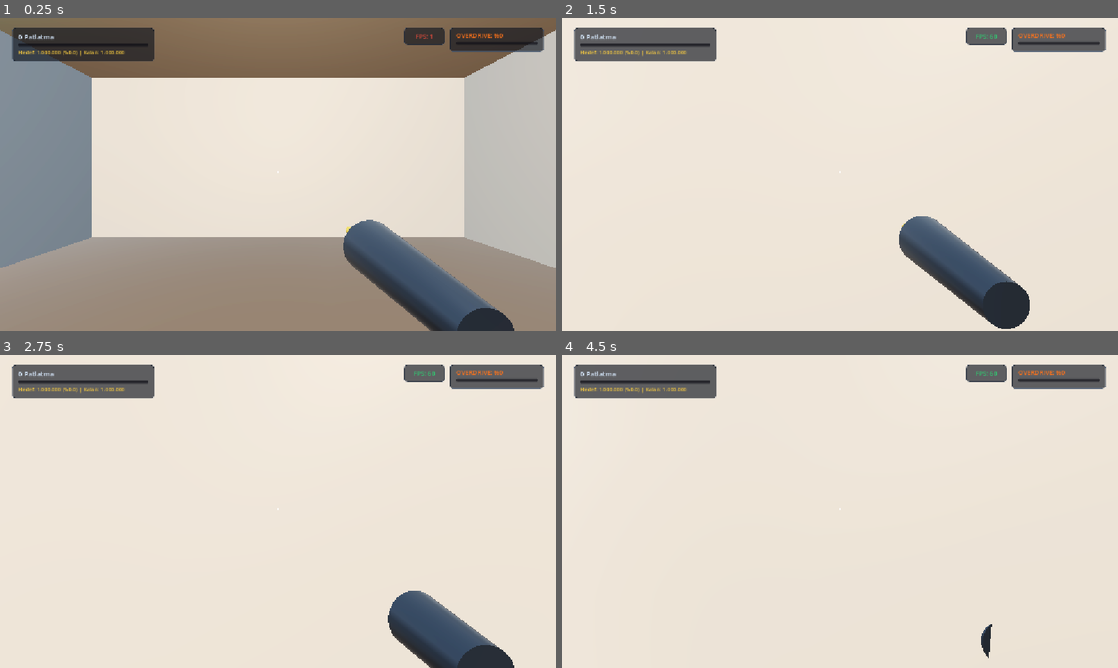
Above: before the commit, frames 1-4 (two rows, left to right).
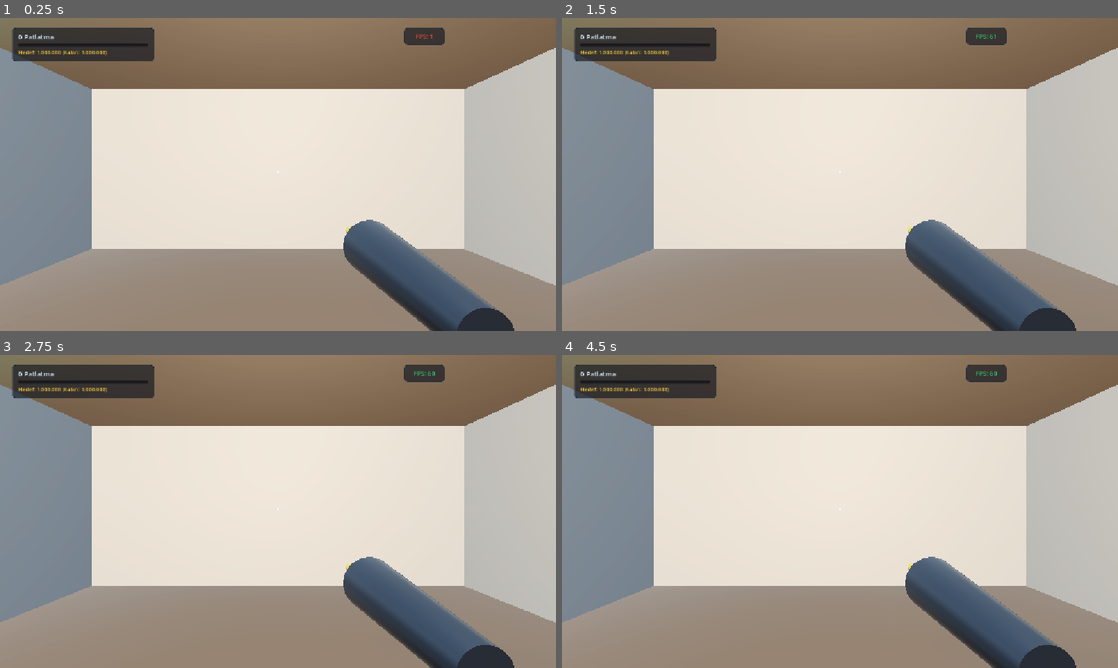
Above: after the commit, the same moments.

Repository: atalhatulu/balloon-room
Game: Godot game, scene res://scenes/main.tscn
The game is run twice, just before and just after one commit, with the same random seed, the same clock (stepped at 60 frames per second) and the same inputs.
Inputs (mouse positions are in pixels of both pictures, inside the frame that each line leads up to):
- Up to frame 1 (0.25 s): no input
- Up to frame 2 (1.5 s): tap Enter at 0.5 s; move the mouse to (867, 174) at 0.52 s; hold W from 0.53 s (still down); tap F at 0.6, 1.35 s; click (867, 174) at 0.67 s; tap Space at 0.77 s; move the mouse to (812, 174) at 1.27 s; click (812, 174) at 1.42 s
- Up to frame 3 (2.75 s): keep holding W; tap Space at 1.52, 2 s; move the mouse to (289, 505) at 2.02 s; tap E at 2.1 s; click (289, 505) at 2.17 s; tap F at 2.3 s
- Up to frame 4 (4.5 s): keep holding W; tap Enter at 2.75, 4.25 s; move the mouse to (834, 517) at 2.77 s; tap Q at 2.85 s; click (834, 517) at 2.92 s; tap Space at 3.02, 3.5, 3.77 s; tap F at 3.05, 3.8 s; move the mouse to (878, 514) at 3.52 s; tap R at 3.6 s; click (878, 514) at 3.67 s; move the mouse to (795, 508) at 4.27 s; tap G at 4.35 s; click (795, 508) at 4.42 s

The runs differ from the first frame. In frame 1, 8.6% of the frame differs, in the area x 0-100%, y 3-86%; in frame 2, 64%; in frame 3, 63%; in frame 4, 66%, in the area x 0-100%, y 0-100%.
Error after the commit: Parse Error: Identifier "is_od" not declared in the current scope. (res://scripts/player.gd:287)

Commit message:
fix(balance): remove overdrive exploit to preserve core incremental progression and automation economy

Diff:
--- a/scenes/main.tscn
+++ b/scenes/main.tscn
@@ -680,44 +680,6 @@
 theme_override_font_sizes/font_size = 13
 text = "FPS: 60"
 horizontal_alignment = 1
-
-[node name="TopRight" type="PanelContainer" parent="UI/HUD" unique_id=1928491823]
-layout_mode = 1
-anchors_preset = 1
-anchor_left = 1.0
-anchor_right = 1.0
-offset_left = -220.0
-offset_top = 20.0
-offset_right = -25.0
-offset_bottom = 70.0
-grow_horizontal = 0
-mouse_filter = 2
-theme_override_styles/panel = SubResource("StyleBoxFlat_micro_panel")
-
-[node name="Margin" type="MarginContainer" parent="UI/HUD/TopRight" unique_id=1829401824]
-layout_mode = 2
-mouse_filter = 2
-theme_override_constants/margin_left = 12
-theme_override_constants/margin_top = 6
-theme_override_constants/margin_right = 12
-theme_override_constants/margin_bottom = 6
-
-[node name="VBox" type="VBoxContainer" parent="UI/HUD/TopRight/Margin" unique_id=1948291048]
-layout_mode = 2
-theme_override_constants/separation = 4
-
-[node name="OverdriveLabel" type="Label" parent="UI/HUD/TopRight/Margin/VBox" unique_id=1294829105]
-layout_mode = 2
-theme_override_colors/font_color = Color(1, 0.45, 0.1, 1)
-theme_override_font_sizes/font_size = 13
-text = "OVERDRIVE: %0"
-
-[node name="OverdriveBar" type="ProgressBar" parent="UI/HUD/TopRight/Margin/VBox" unique_id=1948291059]
-custom_minimum_size = Vector2(0, 6)
-layout_mode = 2
-theme_override_styles/background = SubResource("StyleBoxFlat_crosshair_stamina_bg")
-theme_override_styles/fill = SubResource("StyleBoxFlat_crosshair_stamina_fill")
-show_percentage = false
 
 [node name="CrosshairContainer" type="CenterContainer" parent="UI/HUD" unique_id=147273076]
 layout_mode = 1
--- a/scripts/game_manager.gd
+++ b/scripts/game_manager.gd
@@ -3,18 +3,10 @@
 signal pop_registered(total_pops: int)
 signal spawn_requested(count: int)
 signal active_count_changed(active_count: int, max_capacity: int)
-signal overdrive_changed(current_charge: float, max_charge: float, is_active: bool, remaining_time: float)
 
 var total_pops: int = 0
 var active_balloons: int = 0
 var is_game_started: bool = false
-
-# Overdrive Hiper Modu
-var overdrive_charge: float = 0.0
-var max_overdrive_charge: float = 100.0
-var is_overdrive_active: bool = false
-var overdrive_duration: float = 12.0
-var overdrive_timer: float = 0.0
 
 # Base Upgrade Tables (Smooth progression starting at 1 balloon/sec up to 450/sec)
 var base_rate_table: Array = [1.0, 2.0, 3.5, 6.0, 10.0, 16.0, 26.0, 42.0, 70.0, 110.0, 180.0, 280.0, 450.0]
@@ -67,45 +59,13 @@
 	var base_rate = base_rate_table[clamp(current_vent_level, 0, base_rate_table.size() - 1)]
 	var base_cap = base_cap_table[clamp(current_cap_level, 0, base_cap_table.size() - 1)]
 
-	if is_overdrive_active:
-		balloons_per_second = 350.0 # 350 balloons per second during Overdrive!
-		max_room_balloons = base_cap + room_cap_bonus + 800
-	else:
-		balloons_per_second = base_rate * room_flow_multiplier * prestige_bonus
-		max_room_balloons = base_cap + room_cap_bonus
-
+	balloons_per_second = base_rate * room_flow_multiplier * prestige_bonus
+	max_room_balloons = base_cap + room_cap_bonus
 	active_count_changed.emit(active_balloons, max_room_balloons)
-
-func add_overdrive_charge(amount: float) -> void:
-	if is_overdrive_active: return
-	overdrive_charge = clamp(overdrive_charge + amount, 0.0, max_overdrive_charge)
-	overdrive_changed.emit(overdrive_charge, max_overdrive_charge, is_overdrive_active, 0.0)
-
-func activate_overdrive() -> bool:
-	if is_overdrive_active or overdrive_charge < max_overdrive_charge:
-		return false
-
-	is_overdrive_active = true
-	overdrive_timer = overdrive_duration
-	recalculate_effective_stats()
-	overdrive_changed.emit(overdrive_charge, max_overdrive_charge, true, overdrive_timer)
-
-	if sound_manager and sound_manager.has_method("play_plasma_pop"):
-		sound_manager.play_plasma_pop()
-	return true
 
 func _process(delta: float) -> void:
 	if not is_game_started:
 		return
-
-	if is_overdrive_active:
-		overdrive_timer -= delta
-		overdrive_changed.emit(overdrive_charge, max_overdrive_charge, true, overdrive_timer)
-		if overdrive_timer <= 0.0:
-			is_overdrive_active = false
-			overdrive_charge = 0.0
-			recalculate_effective_stats()
-			overdrive_changed.emit(0.0, max_overdrive_charge, false, 0.0)
 
 	if active_balloons < max_room_balloons:
 		spawn_accumulator += delta * balloons_per_second
@@ -127,9 +87,6 @@
 func on_balloon_popped(_pop_position: Vector3, _balloon_color: Color, combo_step: int = 0, b_type: int = 0) -> void:
 	total_pops += 1
 	active_balloons = max(0, active_balloons - 1)
-
-	# Charge Overdrive meter with active player pops
-	add_overdrive_charge(1.8)
 
 	var base_coin = 1
 	if b_type == 1: # GOLDEN
@@ -153,15 +110,11 @@
 	var combo_bonus = int(combo_step * 0.75)
 	var raw_coin = base_coin + combo_bonus
 
-	# Apply Room Tier Coin Multiplier (1.0x in Small -> 5.0x in Hangar!)
+	# Apply Room Tier Coin Multiplier (1.0x in Small -> 8.0x in Hyper Lab!)
 	var room_mult = 1.0
 	if shop_manager and shop_manager.has_method("get_current_room_data"):
 		var r_data = shop_manager.get_current_room_data()
 		room_mult = r_data.get("coin_multiplier", 1.0)
-
-	# Overdrive provides 10x Mega Coin multiplier!
-	if is_overdrive_active:
-		room_mult *= 10.0
 
 	var coin_reward = max(1, int(raw_coin * room_mult))
 
--- a/scripts/main.gd
+++ b/scripts/main.gd
@@ -17,9 +17,6 @@
 @onready var conveyor_crusher: Node3D = $Environment/MainRoom/ConveyorCrusher
 @onready var sentry_drone: Node3D = $Environment/MainRoom/SentryDrone
 @onready var grid_ghost: MeshInstance3D = $Environment/MainRoom/GridGhost
-
-@onready var overdrive_label: Label = $UI/HUD/TopRight/Margin/VBox/OverdriveLabel
-@onready var overdrive_bar: ProgressBar = $UI/HUD/TopRight/Margin/VBox/OverdriveBar
 
 var carried_device: Node3D = null
 var carried_original_pos: Vector3 = Vector3.ZERO
@@ -180,8 +177,6 @@
 		game_manager.pop_registered.connect(_on_pop_registered)
 		game_manager.spawn_requested.connect(_on_spawn_requested)
 		game_manager.active_count_changed.connect(_on_active_count_changed)
-		if game_manager.has_signal("overdrive_changed"):
-			game_manager.overdrive_changed.connect(_on_overdrive_changed)
 
 	if player and player.has_signal("energy_changed"):
 		player.energy_changed.connect(_on_player_energy_changed)
@@ -248,18 +243,6 @@
 	Input.mouse_mode = Input.MOUSE_MODE_VISIBLE
 	if sound_manager and sound_manager.has_method("play_gold_pop"):
 		sound_manager.play_gold_pop()
-
-func _on_overdrive_changed(charge: float, max_charge: float, is_active: bool, remaining_time: float) -> void:
-	if overdrive_bar:
-		overdrive_bar.max_value = max_charge
-		overdrive_bar.value = ((remaining_time / 12.0) * max_charge) if is_active else charge
-	if overdrive_label:
-		if is_active:
-			overdrive_label.text = "OVERDRIVE AKTİF (" + str(snapped(remaining_time, 0.1)) + "s)"
-		elif charge >= max_charge:
-			overdrive_label.text = "[F] OVERDRIVE HAZIR!"
-		else:
-			overdrive_label.text = "OVERDRIVE: %" + str(int(charge))
 
 func setup_startup_modal() -> void:
 	if btn_continue:
--- a/scripts/player.gd
+++ b/scripts/player.gd
@@ -112,11 +112,6 @@
 		else:
 			Input.mouse_mode = Input.MOUSE_MODE_CAPTURED
 
-	if event is InputEventKey and event.pressed and not event.is_echo() and event.keycode == KEY_F:
-		var main_node = get_node_or_null("/root/Main")
-		if main_node and main_node.get("game_manager"):
-			main_node.game_manager.activate_overdrive()
-
 	if event is InputEventMouseButton and event.pressed:
 		var main_node = get_node_or_null("/root/Main")
 		if main_node and main_node.get("carried_device") != null:
@@ -261,28 +256,23 @@
 		energy_changed.emit(current_energy, max_energy, is_exhausted)
 
 func execute_pop_hit(costs_energy: bool) -> void:
-	var main_node = get_node_or_null("/root/Main")
-	var is_od = false
-	if main_node and main_node.get("game_manager"):
-		is_od = main_node.game_manager.get("is_overdrive_active")
-
-	if is_exhausted and not is_od:
-		return
-
-	if costs_energy and not is_od:
+	if is_exhausted:
+		return
+
+	if costs_energy:
 		consume_energy(pop_hold_energy_cost)
 
 	# Visual jab
 	if hand_tool and not is_punching:
 		is_punching = true
 		var tween = create_tween()
-		tween.tween_property(hand_tool, "position:z", -0.75 if is_od else -0.68, 0.025 if is_od else 0.035)
-		tween.tween_property(hand_tool, "position:z", -0.45, 0.035 if is_od else 0.045)
+		tween.tween_property(hand_tool, "position:z", -0.68, 0.035)
+		tween.tween_property(hand_tool, "position:z", -0.45, 0.045)
 		tween.finished.connect(func(): is_punching = false)
 
 	# Hit detection (force raycast update for high-speed continuous pop)
 	if interaction_ray:
-		interaction_ray.target_position = Vector3(0, 0, -12.0 if is_od else -5.0)
+		interaction_ray.target_position = Vector3(0, 0, -5.0)
 		interaction_ray.force_raycast_update()
 		var target = null
 		var hit_pos = Vector3.ZERO
Not shown, changed: README.md
